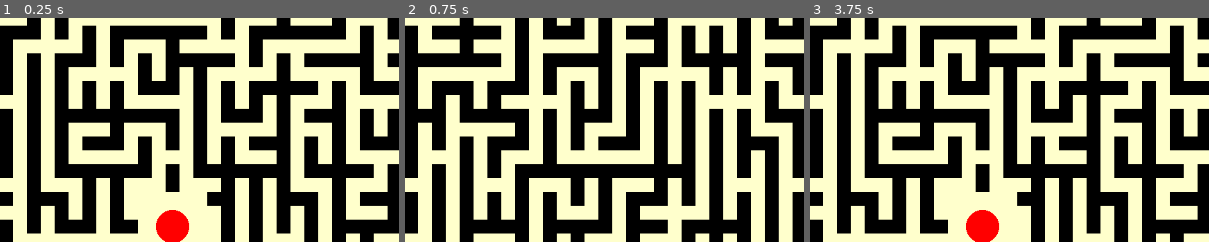
Above: before the commit, frames 1-3 (left to right).
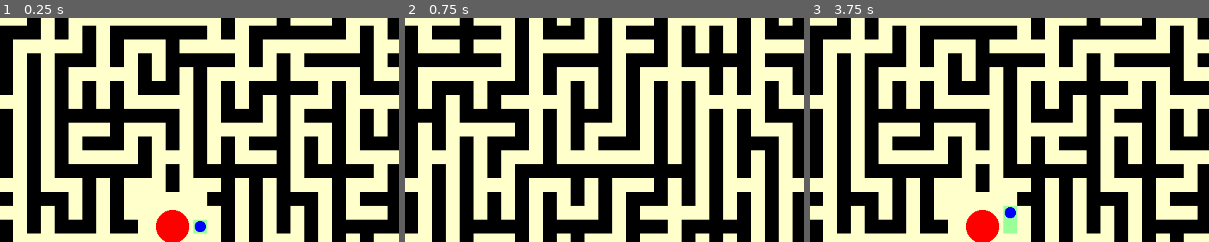
Above: after the commit, the same moments.

Repository: Onheiron/robottini-in-un-labirinto-pazzeschissimo
Game: Godot game, scene res://main.tscn
Same seed, same stepped clock (60 frames per second), same inputs: the game is played once before the commit and once after it.
Inputs:
- Up to frame 1 (0.25 s): no input
- Up to frame 2 (0.75 s): tap Enter at 0.5 s; hold Up (ui_up) from 0.53 s (still down)
- Up to frame 3 (3.75 s): tap Space at 1.25, 2.75 s; tap Enter at 2, 3.5 s; release Up (ui_up) at 2.03 s; hold Left (ui_left) 2.03-3.53 s; hold Down (ui_down) from 3.53 s (still down)
The pictures show only the part of the screen within x 28-77%, y 2-52%; the shares and areas given below are measured in that part.

The runs differ from the first frame. In frame 1, 0.2% of the frame differs, in the area x 48-52%, y 89-97%; in frame 2, nothing differs; in frame 3, 0.4%, in the area x 48-52%, y 83-97%.

Commit message:
bot zero

Diff:
--- a/scripts/maze_generator.gd
+++ b/scripts/maze_generator.gd
@@ -1,10 +1,6 @@
 extends Node2D
 
 ## Generatore principale del labirinto gerarchico
-
-const MazeBuilder = preload("res://scripts/maze_builder.gd")
-const Minimap = preload("res://scripts/minimap.gd")
-const WorldState = preload("res://scripts/world_state.gd")
 
 @export var maze_width: int = 32
 @export var maze_height: int = 32
@@ -31,6 +27,9 @@
 # Stato del mondo (modifiche al labirinto procedurale)
 var world_state: WorldState
 
+# Robot esploratore
+var robot: Robot
+
 # Coordinate iniziali
 var start_meta_x: int
 var start_meta_y: int
@@ -57,12 +56,25 @@
 	# Crea area di spawn con cerchio rosso
 	setup_spawn_area()
 
+	# Crea il robot esploratore
+	setup_robot()
+
 	generate_current_cell_maze()
 	record_current_cell()
 	draw_maze()
 
 func _process(_delta):
-	# Gestione input per cambio cella
+	# Aggiorna il robot solo nella cella di spawn
+	if current_meta_cell_x == start_meta_x and current_meta_cell_y == start_meta_y and current_cell_x == start_cell_x and current_cell_y == start_cell_y:
+		if robot != null:
+			world_state.set_current_cell(current_meta_cell_x, current_meta_cell_y, current_cell_x, current_cell_y)
+			var moved = robot.update(_delta, maze, world_state)
+			if moved:
+				# Marca la tile visitata
+				var grid_pos = robot.get_grid_position()
+				world_state.mark_tile_visited(current_meta_cell_x, current_meta_cell_y, current_cell_x, current_cell_y, grid_pos.x, grid_pos.y)
+				draw_maze()
+		# Gestione input per cambio cella
 	if Input.is_action_just_pressed("ui_right"):
 		move_to_cell(current_cell_x + 1, current_cell_y)
 	elif Input.is_action_just_pressed("ui_left"):
@@ -176,6 +188,13 @@
 	var circle_position = Vector2(maze_center.x * cell_size, maze_center.y * cell_size)
 	world_state.place_object(start_meta_x, start_meta_y, start_cell_x, start_cell_y, circle_position, "spawn_circle", {"radius": 24, "color": Color.RED})
 
+func setup_robot():
+	## Crea il robot esploratore vicino alla base
+	var maze_center = Vector2((maze_width * 2 + 1) / 2.0, (maze_height * 2 + 1) / 2.0)
+	var robot_spawn = Vector2((maze_center.x + 2) * cell_size, maze_center.y * cell_size)
+
+	robot = Robot.new(robot_spawn, cell_size, start_meta_x, start_meta_y, start_cell_x, start_cell_y)
+
 func record_current_cell():
 	## Registra la cella corrente come visitata
 	var openings = {
@@ -291,7 +310,15 @@
 			if is_removed:
 				cell_type = MazeBuilder.CellType.PATH
 
-			var color = Color.BLACK if cell_type == MazeBuilder.CellType.WALL else Color(1.0, 1.0, 0.8)
+			# Colora diversamente le tile visitate dal robot
+			var color: Color
+			if cell_type == MazeBuilder.CellType.WALL:
+				color = Color.BLACK
+			else:
+				# Verifica se la tile è stata visitata
+				var is_visited = world_state.is_tile_visited(current_meta_cell_x, current_meta_cell_y, current_cell_x, current_cell_y, x, y)
+				color = Color(0.6, 1.0, 0.6) if is_visited else Color(1.0, 1.0, 0.8)  # Verde chiaro vs giallo
+
 			var rect = Rect2(x * cell_size, y * cell_size, cell_size, cell_size)
 			draw_rect(rect, color)
 
@@ -302,6 +329,14 @@
 			var radius = obj["data"]["radius"]
 			var obj_color = obj["data"]["color"]
 			draw_circle(obj["position"], radius, obj_color)
+		elif obj["type"] == "junction":
+			# Disegna snodi con verde scuro
+			var junction_rect = Rect2(obj["position"].x * cell_size, obj["position"].y * cell_size, cell_size, cell_size)
+			draw_rect(junction_rect, Color(0.2, 0.6, 0.2))
+
+	# Disegna il robot se siamo nella cella di spawn
+	if robot != null and current_meta_cell_x == start_meta_x and current_meta_cell_y == start_meta_y and current_cell_x == start_cell_x and current_cell_y == start_cell_y:
+		draw_circle(robot.position, 8, Color.BLUE)
 
 	# Disegna la minimappa
 	var maze_width_pixels = (maze_width * 2 + 1) * cell_size
--- /dev/null
+++ b/scripts/robot.gd
@@ -0,0 +1,175 @@
+class_name Robot
+extends RefCounted
+
+## Robot che esplora autonomamente il labirinto con backtracking DFS
+
+var position: Vector2
+var maze_cell_size: int
+var move_speed: float = 2.0  # Celle al secondo
+
+# Stack per il backtracking: [{position: Vector2i, unvisited: Array}]
+var exploration_stack: Array = []
+
+# Stato movimento
+var is_moving: bool = false
+var move_target: Vector2
+var move_progress: float = 0.0
+
+# Area di spawn (dove non lasciare snodi)
+var spawn_center: Vector2i
+var spawn_radius: int = 2  # 64px / 20px cell_size ≈ 3 celle di raggio
+
+# Coordinate della cella corrente nel sistema gerarchico
+var current_meta_x: int
+var current_meta_y: int
+var current_cell_x: int
+var current_cell_y: int
+
+enum Direction { NORTH, SOUTH, EAST, WEST }
+
+func _init(start_pos: Vector2, cell_size: int, meta_x: int, meta_y: int, cell_x: int, cell_y: int):
+	position = start_pos
+	maze_cell_size = cell_size
+	spawn_center = Vector2i(int(start_pos.x / cell_size), int(start_pos.y / cell_size))
+	current_meta_x = meta_x
+	current_meta_y = meta_y
+	current_cell_x = cell_x
+	current_cell_y = cell_y
+
+func get_grid_position() -> Vector2i:
+	## Converte posizione pixel in coordinate griglia
+	return Vector2i(int(position.x / maze_cell_size), int(position.y / maze_cell_size))
+
+func update(delta: float, maze: Array, world_state) -> bool:
+	## Aggiorna lo stato del robot. Ritorna true se si è mosso
+	if is_moving:
+		return _update_movement(delta, world_state)
+	else:
+		return _explore_next(maze, world_state)
+
+func _update_movement(delta: float, world_state) -> bool:
+	## Gestisce il movimento verso il target
+	move_progress += delta * move_speed
+
+	if move_progress >= 1.0:
+		position = move_target
+		is_moving = false
+		move_progress = 0.0
+
+		# Marca la cella come visitata
+		var grid_pos = get_grid_position()
+		world_state.mark_tile_visited(current_meta_x, current_meta_y, current_cell_x, current_cell_y, grid_pos.x, grid_pos.y)
+
+		return true
+	else:
+		# Interpola tra posizione corrente e target
+		var start_pos = Vector2(
+			move_target.x - (move_target.x - position.x) / (1.0 - move_progress) if move_progress < 1.0 else position.x,
+			move_target.y - (move_target.y - position.y) / (1.0 - move_progress) if move_progress < 1.0 else position.y
+		)
+		var t = move_progress
+		position = start_pos.lerp(move_target, t)
+		return false
+
+func _explore_next(maze: Array, world_state) -> bool:
+	## Decide la prossima mossa nell'esplorazione usando DFS
+	var grid_pos = get_grid_position()
+
+	# Trova tutte le celle accessibili non ancora visitate
+	var unvisited_neighbors = _get_unvisited_neighbors(grid_pos, maze, world_state)
+
+	if unvisited_neighbors.size() > 0:
+		# Prima di muoverci, controlla se questa cella è uno snodo
+		var all_neighbors = _get_available_neighbors(grid_pos, maze, world_state)
+		if all_neighbors.size() > 2 and not _is_in_spawn_area(grid_pos):
+			# È uno snodo (più di 2 aperture) e non nell'area di spawn
+			world_state.place_object(current_meta_x, current_meta_y, current_cell_x, current_cell_y, Vector2(grid_pos.x, grid_pos.y), "junction", {})
+
+		# Salva questa posizione nello stack se ha più scelte
+		if unvisited_neighbors.size() > 1:
+			exploration_stack.append({
+				"position": grid_pos,
+				"unvisited": unvisited_neighbors.duplicate()
+			})
+
+		# Scegli la prima cella non visitata (DFS)
+		var next_pos = unvisited_neighbors[0]
+		_move_to_position(next_pos)
+		return true
+	else:
+		# Nessuna cella non visitata accessibile - backtrack
+		return _backtrack(maze, world_state)
+
+func _get_unvisited_neighbors(grid_pos: Vector2i, maze: Array, world_state) -> Array:
+	## Trova tutte le celle accessibili adiacenti non ancora visitate
+	var neighbors = []
+	var checks = [
+		Vector2i(grid_pos.x, grid_pos.y - 1),  # Nord
+		Vector2i(grid_pos.x, grid_pos.y + 1),  # Sud
+		Vector2i(grid_pos.x + 1, grid_pos.y),  # Est
+		Vector2i(grid_pos.x - 1, grid_pos.y)   # Ovest
+	]
+
+	for pos in checks:
+		if _can_move_to(pos.x, pos.y, maze, world_state):
+			if not world_state.is_tile_visited(current_meta_x, current_meta_y, current_cell_x, current_cell_y, pos.x, pos.y):
+				neighbors.append(pos)
+
+	return neighbors
+
+func _get_available_neighbors(grid_pos: Vector2i, maze: Array, world_state) -> Array:
+	## Trova tutte le celle accessibili adiacenti (visitate o no)
+	var neighbors = []
+	var checks = [
+		Vector2i(grid_pos.x, grid_pos.y - 1),  # Nord
+		Vector2i(grid_pos.x, grid_pos.y + 1),  # Sud
+		Vector2i(grid_pos.x + 1, grid_pos.y),  # Est
+		Vector2i(grid_pos.x - 1, grid_pos.y)   # Ovest
+	]
+
+	for pos in checks:
+		if _can_move_to(pos.x, pos.y, maze, world_state):
+			neighbors.append(pos)
+
+	return neighbors
+
+func _is_in_spawn_area(grid_pos: Vector2i) -> bool:
+	## Controlla se una cella è nell'area di spawn (64x64)
+	var dx = abs(grid_pos.x - spawn_center.x)
+	var dy = abs(grid_pos.y - spawn_center.y)
+	return dx <= spawn_radius and dy <= spawn_radius
+
+func _can_move_to(x: int, y: int, maze: Array, world_state) -> bool:
+	## Verifica se il robot può muoversi in una cella
+	if y < 0 or y >= maze.size() or x < 0 or x >= maze[0].size():
+		return false
+
+	# Controlla se è un passaggio (non muro)
+	var is_removed = world_state.is_wall_removed_current(x, y)
+	return maze[y][x] == 1 or is_removed  # 1 = PATH
+
+func _move_to_position(grid_pos: Vector2i):
+	## Inizia il movimento verso una posizione griglia
+	move_target = Vector2(
+		grid_pos.x * maze_cell_size + maze_cell_size / 2.0,
+		grid_pos.y * maze_cell_size + maze_cell_size / 2.0
+	)
+	is_moving = true
+	move_progress = 0.0
+
+func _backtrack(maze: Array, world_state) -> bool:
+	## Torna indietro all'ultimo snodo con celle non visitate
+	while exploration_stack.size() > 0:
+		var junction = exploration_stack.pop_back()
+		var junction_pos = junction["position"]
+
+		# Trova celle non visitate da questo snodo
+		var unvisited = _get_unvisited_neighbors(junction_pos, maze, world_state)
+
+		if unvisited.size() > 0:
+			# C'è ancora qualcosa da esplorare, torna a questo snodo
+			_move_to_position(junction_pos)
+			return true
+
+	# Stack vuoto - esplorazione completata
+	return false
--- a/scripts/world_state.gd
+++ b/scripts/world_state.gd
@@ -10,6 +10,23 @@
 # Struttura: {Vector3i(meta_x, meta_y, cell_id): [{position: Vector2, type: String, data: Dictionary}]}
 # Traccia gli oggetti piazzati in ogni cella
 var placed_objects: Dictionary = {}
+
+# Struttura: {Vector3i(meta_x, meta_y, cell_id): {Vector2i(x, y): true}}
+# Traccia le celle visitate dal robot
+var visited_tiles: Dictionary = {}
+
+# Cella corrente (per helper functions)
+var current_meta_x: int = 0
+var current_meta_y: int = 0
+var current_cell_x: int = 0
+var current_cell_y: int = 0
+
+func set_current_cell(meta_x: int, meta_y: int, cell_x: int, cell_y: int):
+	## Imposta la cella corrente per le helper functions
+	current_meta_x = meta_x
+	current_meta_y = meta_y
+	current_cell_x = cell_x
+	current_cell_y = cell_y
 
 func get_cell_key(meta_x: int, meta_y: int, cell_x: int, cell_y: int) -> Vector3i:
 	## Crea una chiave univoca per una cella
@@ -32,6 +49,28 @@
 		return false
 
 	return removed_walls[cell_key].has(Vector2i(wall_x, wall_y))
+
+func is_wall_removed_current(wall_x: int, wall_y: int) -> bool:
+	## Verifica se un muro è stato rimosso nella cella corrente
+	return is_wall_removed(current_meta_x, current_meta_y, current_cell_x, current_cell_y, wall_x, wall_y)
+
+func mark_tile_visited(meta_x: int, meta_y: int, cell_x: int, cell_y: int, tile_x: int, tile_y: int):
+	## Marca una tile come visitata dal robot
+	var cell_key = get_cell_key(meta_x, meta_y, cell_x, cell_y)
+
+	if not visited_tiles.has(cell_key):
+		visited_tiles[cell_key] = {}
+
+	visited_tiles[cell_key][Vector2i(tile_x, tile_y)] = true
+
+func is_tile_visited(meta_x: int, meta_y: int, cell_x: int, cell_y: int, tile_x: int, tile_y: int) -> bool:
+	## Verifica se una tile è stata visitata dal robot
+	var cell_key = get_cell_key(meta_x, meta_y, cell_x, cell_y)
+
+	if not visited_tiles.has(cell_key):
+		return false
+
+	return visited_tiles[cell_key].has(Vector2i(tile_x, tile_y))
 
 func place_object(meta_x: int, meta_y: int, cell_x: int, cell_y: int, position: Vector2, object_type: String, object_data: Dictionary = {}):
 	## Piazza un oggetto in una posizione specifica
@@ -69,10 +108,12 @@
 	## Serializza lo stato per il salvataggio
 	return {
 		"removed_walls": removed_walls,
-		"placed_objects": placed_objects
+		"placed_objects": placed_objects,
+		"visited_tiles": visited_tiles
 	}
 
 func from_dict(data: Dictionary):
 	## Deserializza lo stato da un salvataggio
 	removed_walls = data.get("removed_walls", {})
 	placed_objects = data.get("placed_objects", {})
+	visited_tiles = data.get("visited_tiles", {})
Not shown, added: scripts/robot.gd.uid
